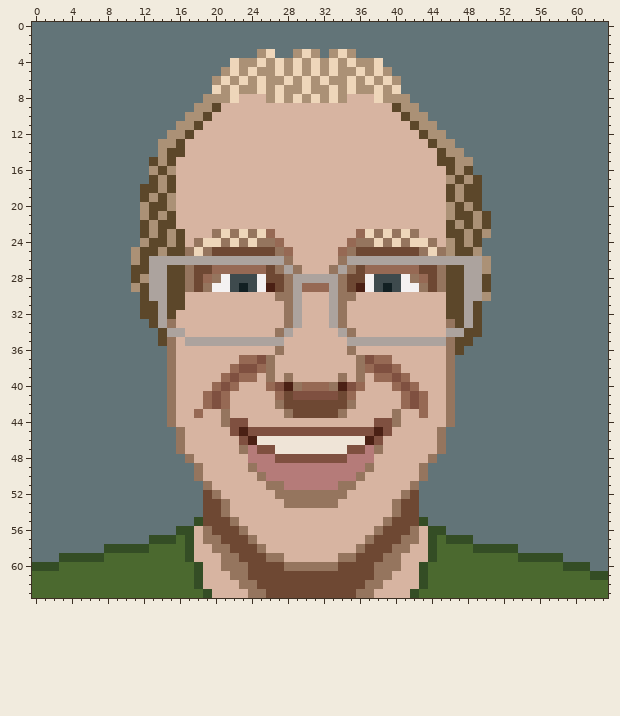
One commit to this pixel-art sprite: self-portrait-2.png. The first picture shows the starting point.
The file is 64x64 pixels.
Once edited:
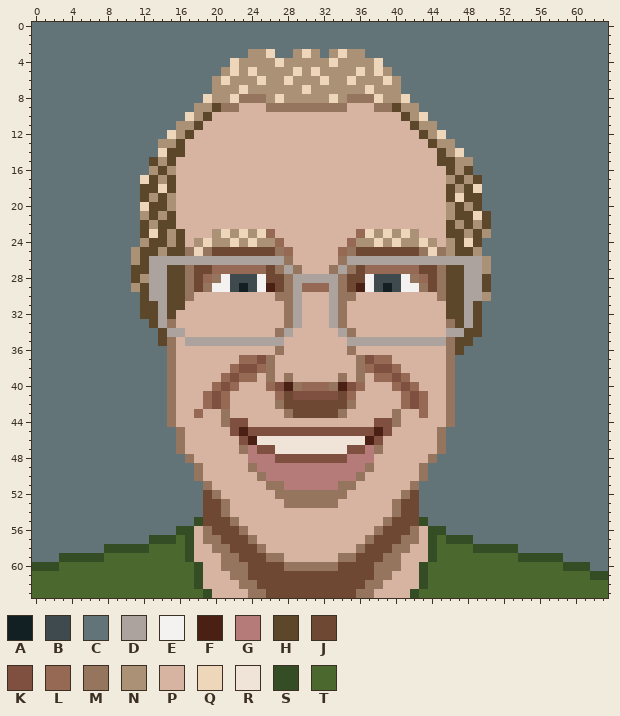
Palette (. is transparent): A #122023  B #3e4a4d  C #627478  D #aca39e  E #f4f1f1  F #4a2014  G #b57b79  H #5c472a  J #6e4833  K #7f5040  L #966954  M #95755e  N #ab9176  P #d7b4a1  Q #eed6ba  R #efe4d7  S #344d25  T #4b692f
Author's note on the commit: Add enlarged versions of self portraits.
What changed:
Changed rows in their new state; - is an unchanged pixel.
first column x 12:
 3 ------------N-----------N-------------
 4 -------------N---N-N---N--------------
 5 ---------------N-----N----------------
 6 -----------N------N------N------------
 7 --------N-NQ-N-N-----N-N-QN-N---------
 8 -------Q---MMM---N-N---MMM---Q--------
 9 ---------MM---MMMMMMMMM---MM----------
10 -----Q-------------------------Q------
12 ---Q-----------------------------Q----
14 --Q--------------------------------Q--
17 Q-------------------------------------
18 --Q----------------------------------Q
19 -----------------------------------Q--
20 Q-------------------------------------
21 -------------------------------------Q
23 -Q------N-N-N-------------N-N-N-------
24 ------N-NN-N-NN---------NN-N-NN-N---Q-
first column x 17:
30 M---------------------------M
